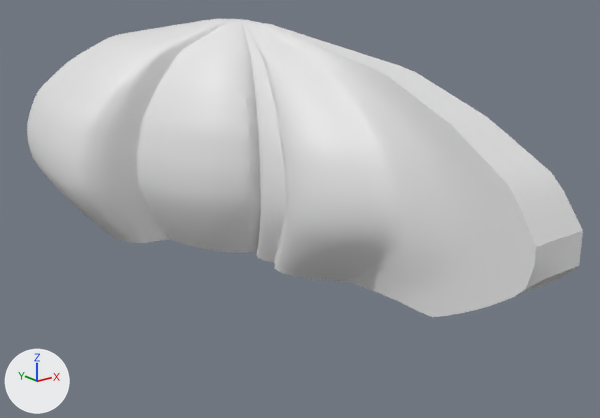
A saved change to the FBX model Assets/Models/WallsOnly.fbx.
One viewpoint serves both versions: a camera (50 mm lens) standing at (-3.27, -7.78, 3.05) and looking at (2.24, -0.89, 0.3). The axes (+X, +Y, +Z) are drawn at lower left. The lights are the same throughout.

Before the edit, the objects in view are built like this:
```python
me_mesh = bpy.data.meshes.new('mesh')
me_mesh.from_pydata(...)  # 7472 vertices, 7349 faces; spans x -1.86..1.86, y -4.41..3.52, z 0.03..2.32
me_mesh.materials.append(mat_bone_001)  # white #e7e7e7
ob_retopo_plane_002 = bpy.data.objects.new('Retopo_Plane.002', me_mesh)
ob_retopo_plane_002.location = (1.917, 0.0, 0.0)
```
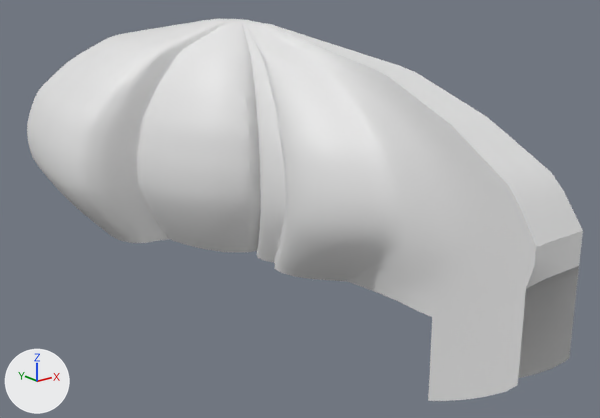
What differs and where, as boxes [x1, y1, x2, y2] in the pictures (600 x 418 px):
```json
{"object": "Retopo_Plane.002", "change": "reshaped", "before": [27, 19, 583, 317], "after": [27, 19, 583, 401], "on screen": "28% taller"}
{"part": 1, "of": "me_mesh", "change": "added", "after": [428, 266, 579, 401]}
```

Edits to the scene script, one JSON object a line:
```json
{"block": "me_mesh", "where": "# used by ob_retopo_plane_002; location = (1.917, 0.0, 0.0)"}
{"op": "remove", "block": "me_mesh", "code": "me_mesh.from_pydata(...)  # 7472 vertices, 7349 faces; spans x -1.86..1.86, y -4.41..3.52, z 0.03..2.32"}
{"op": "add", "block": "me_mesh", "code": "me_mesh.from_pydata(...)  # 7488 vertices, 7363 faces; spans x -1.86..1.86, y -4.41..3.52, z -0.76..2.32"}
{"block": "me_mesh", "change": "me_mesh part 1"}
{"block": "me_mesh", "change": "9 new vertices lie (0.0, 0.0, -0.8) away from vertices in x -0.29..0.28, y -4.35..-3.39, z 0.04..0.64"}
{"block": "me_mesh", "change": "7 new vertices lie (0.0, 0.0, -0.81) away from vertices in x -0.28..0.29, y -4.41..-3.57, z 0.13..0.7"}
{"block": "me_mesh", "change": "14 new faces join them"}
```
